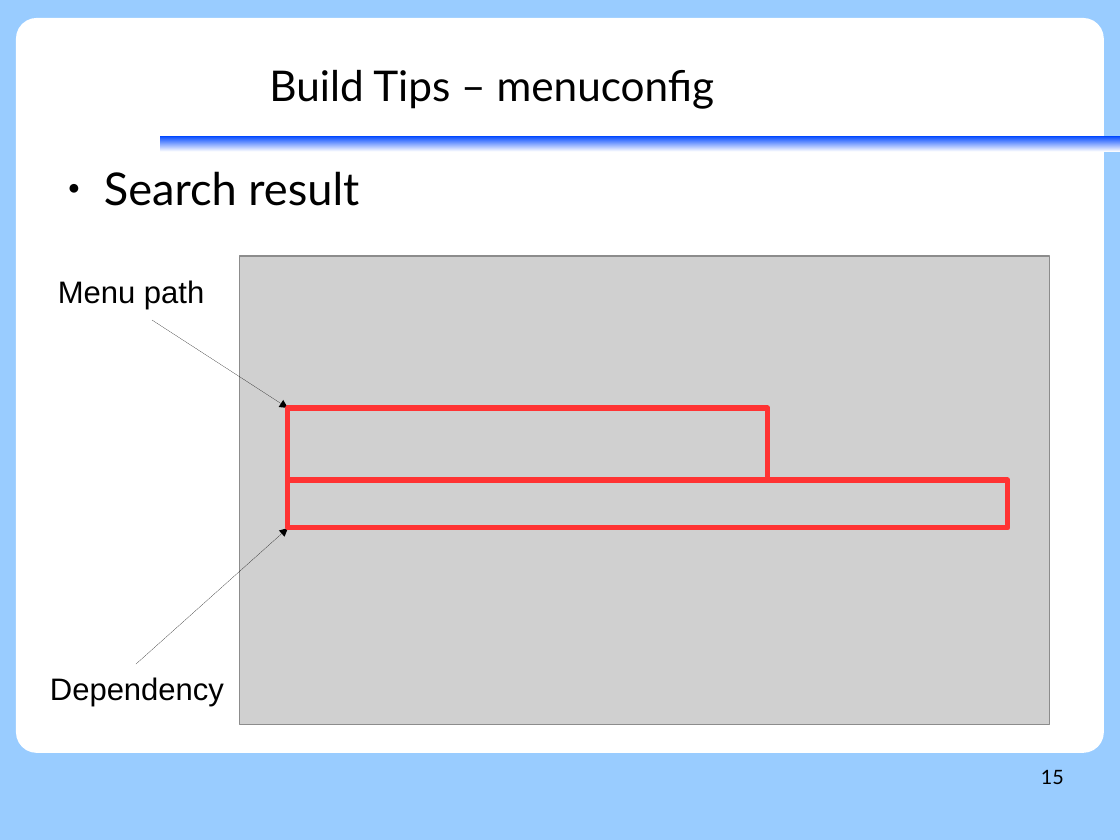
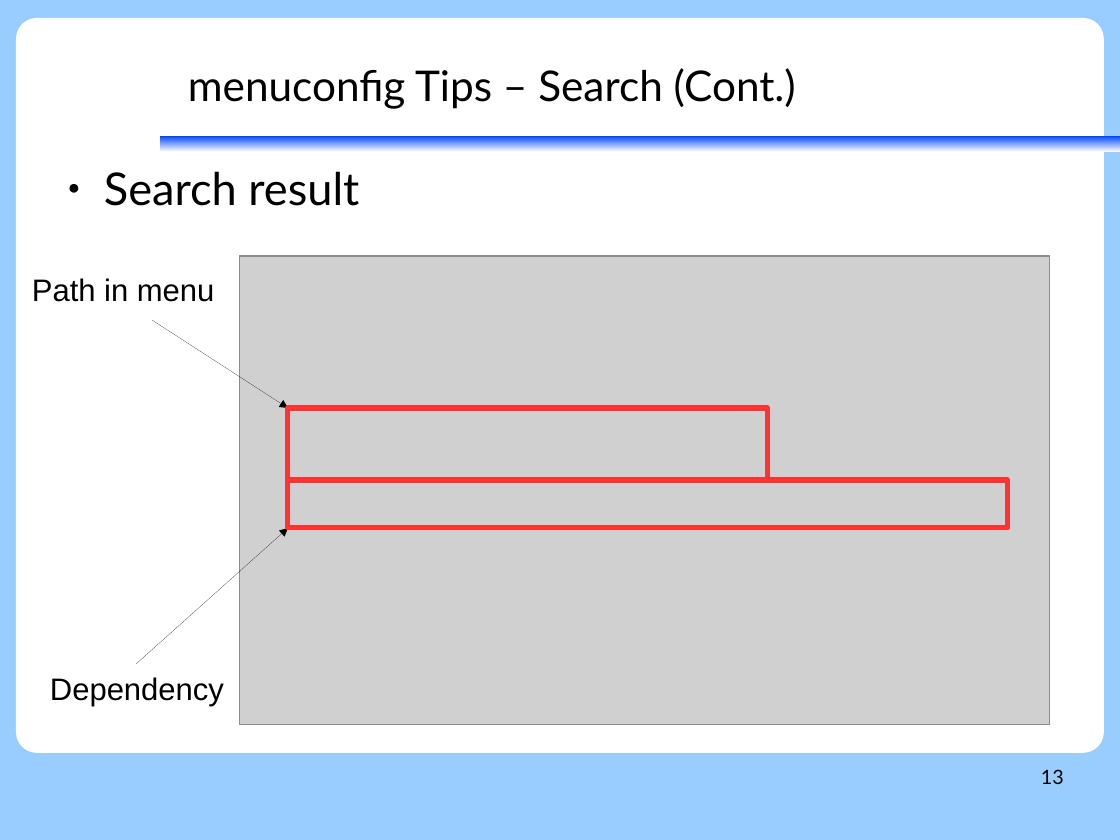
Before and after one commit to vh21/documents, a slide deck: slide 13 of linux/trace-code-tips.odp (slide 15 before the commit). Drawn at 1120x840 pixels with LibreOffice and Linux fonts; fonts in the diff are those of the drawing; grey boxes stand for pictures; background and template pictures are left out. Boxes give left, top, right and bottom in pixels: in the first picture for what was removed or moved away, otherwise in the second. Text is boxed around its words. In the diff, an @@ line names an element or a change of style, - is before the commit and + after.

```diff
--- a/linux/trace-code-tips.odp
+++ b/linux/trace-code-tips.odp
@@ title at (188, 68, 796, 109): text changed @@
-Build Tips – menuconfig
+menuconfig Tips – Search (Cont.)
@@ text at (32, 278, 215, 302): text changed @@
-Menu path
+Path in menu
@@ page number at (1041, 769, 1064, 784): text changed @@
-15
+13
```
Also in this commit, not shown: 18 other slides changed, 5 slides added, 4 slides removed.
